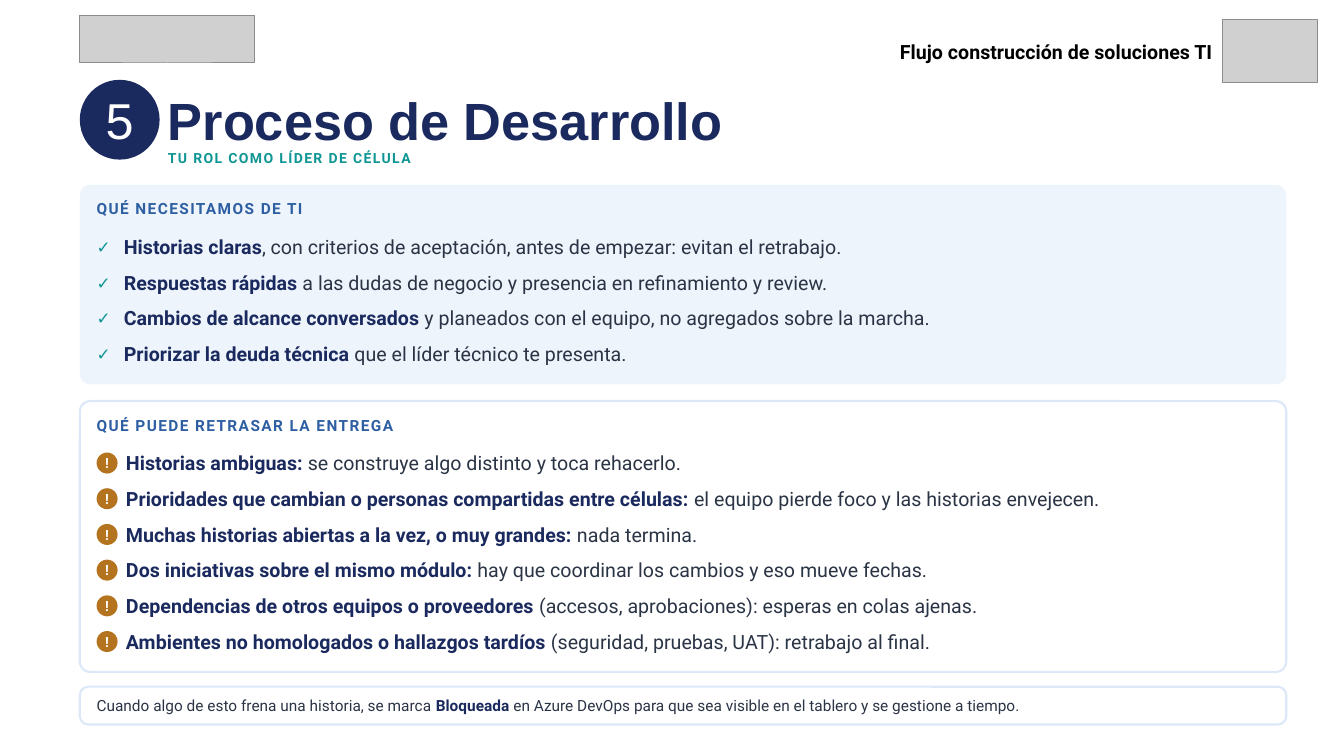
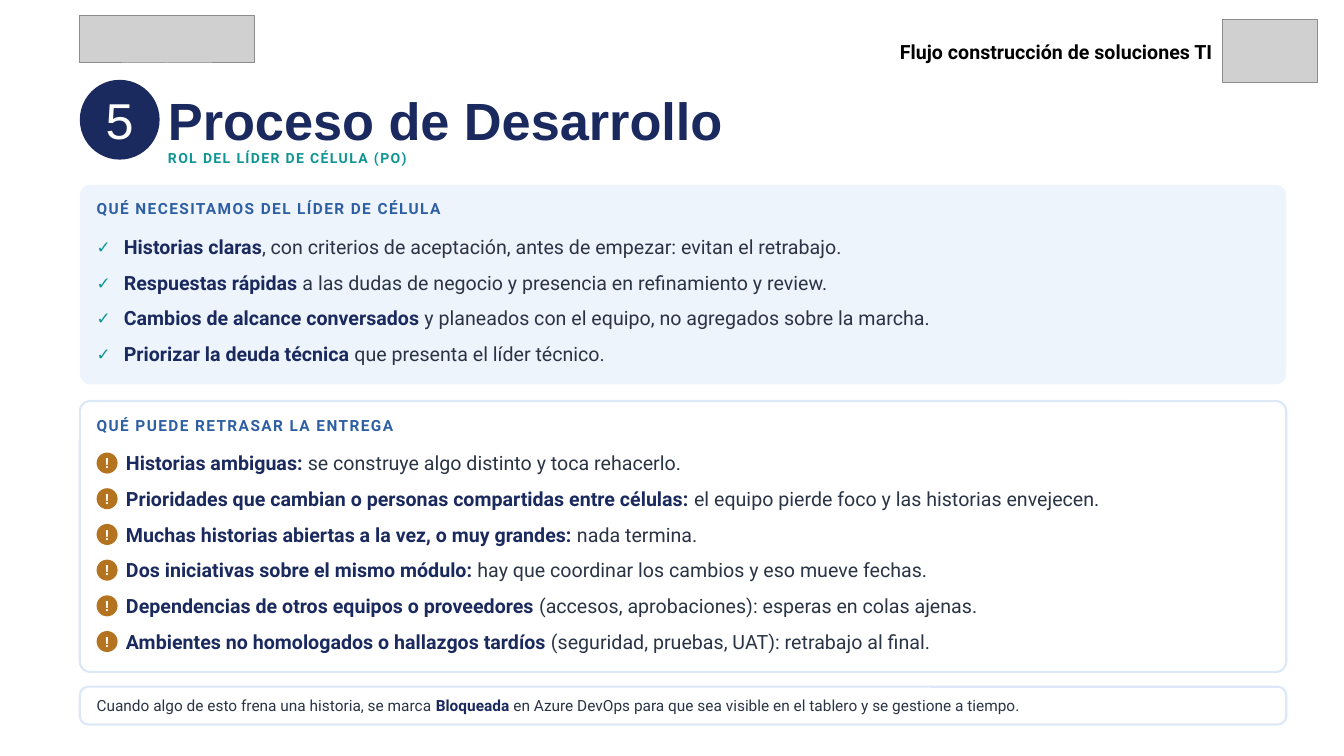
Before and after one commit to estibenlicona/guides, a slide deck: slide 16 of Flujo construcción de soluciones TI_Líder_Célula_v2.pptx. Drawn at 1344x756 pixels with LibreOffice and Linux fonts; fonts in the diff are those of the drawing; grey boxes stand for pictures. Boxes give left, top, right and bottom in pixels: in the first picture for what was removed or moved away, otherwise in the second. Text is boxed around its words. In the diff, an @@ line names an element or a change of style, - is before the commit and + after.

```diff
--- a/Flujo construcción de soluciones TI_Líder_Célula_v2.pptx
+++ b/Flujo construcción de soluciones TI_Líder_Célula_v2.pptx
@@ text at (168,150,407,166): text changed @@
-TU ROL COMO LÍDER DE CÉLULA
+ROL DEL LÍDER DE CÉLULA (PO)
@@ text at (97,201,371,216): text changed @@
-QUÉ NECESITAMOS DE TI
+QUÉ NECESITAMOS DEL LÍDER DE CÉLULA
@@ text at (124,346,605,365): text changed @@
-Priorizar la deuda técnica que el líder técnico te presenta.
+Priorizar la deuda técnica que presenta el líder técnico.
```
Also in this commit, not shown: 2 other slides changed.
